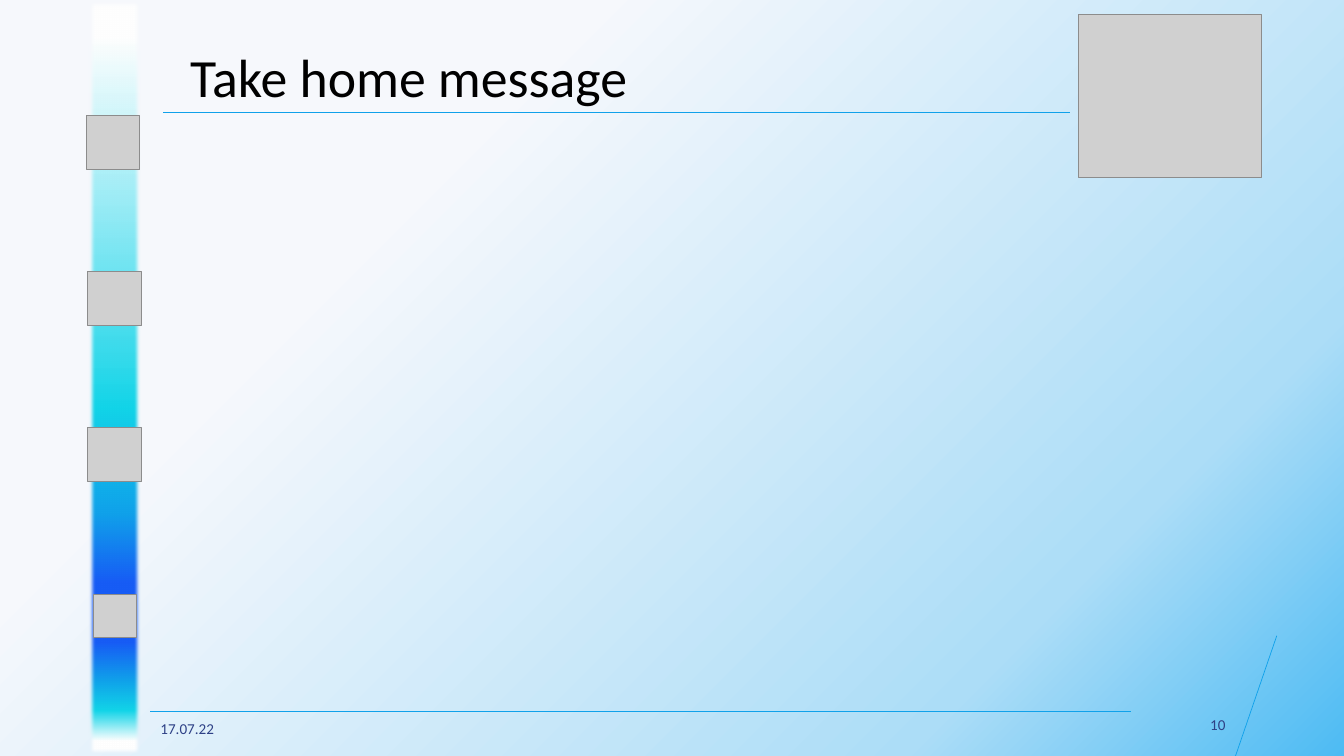
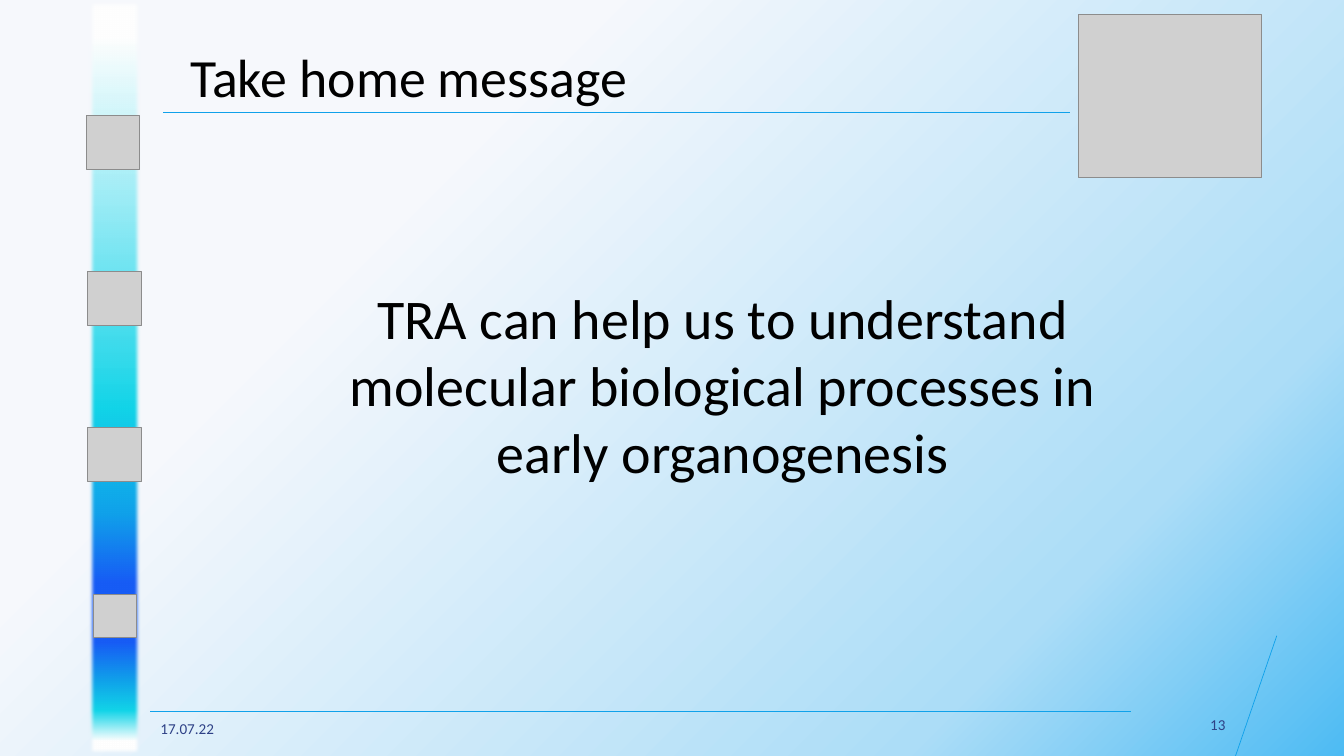
Before and after one commit to datascience-mobi-2022/2022-topic-04-team-01, a slide deck: slide 13 of Presentations/Final Presentation/Presentation.pptx (slide 10 before the commit). Drawn at 1344x756 pixels with LibreOffice and Linux fonts; fonts in the diff are those of the drawing; grey boxes stand for pictures. Boxes give left, top, right and bottom in pixels: in the first picture for what was removed or moved away, otherwise in the second. Text is boxed around its words. In the diff, an @@ line names an element or a change of style, - is before the commit and + after.

```diff
--- a/Presentations/Final Presentation/Presentation.pptx
+++ b/Presentations/Final Presentation/Presentation.pptx
@@ text added at [350,300,1095,483], 40 pt, text #000000 @@
+TRA can help us to understand molecular biological processes in early organogenesis
@@ page number at [1210,720,1225,730]: text changed @@
-10
+13
```
Also in this commit, not shown: 3 other slides changed, 3 slides added, 1 other file.
